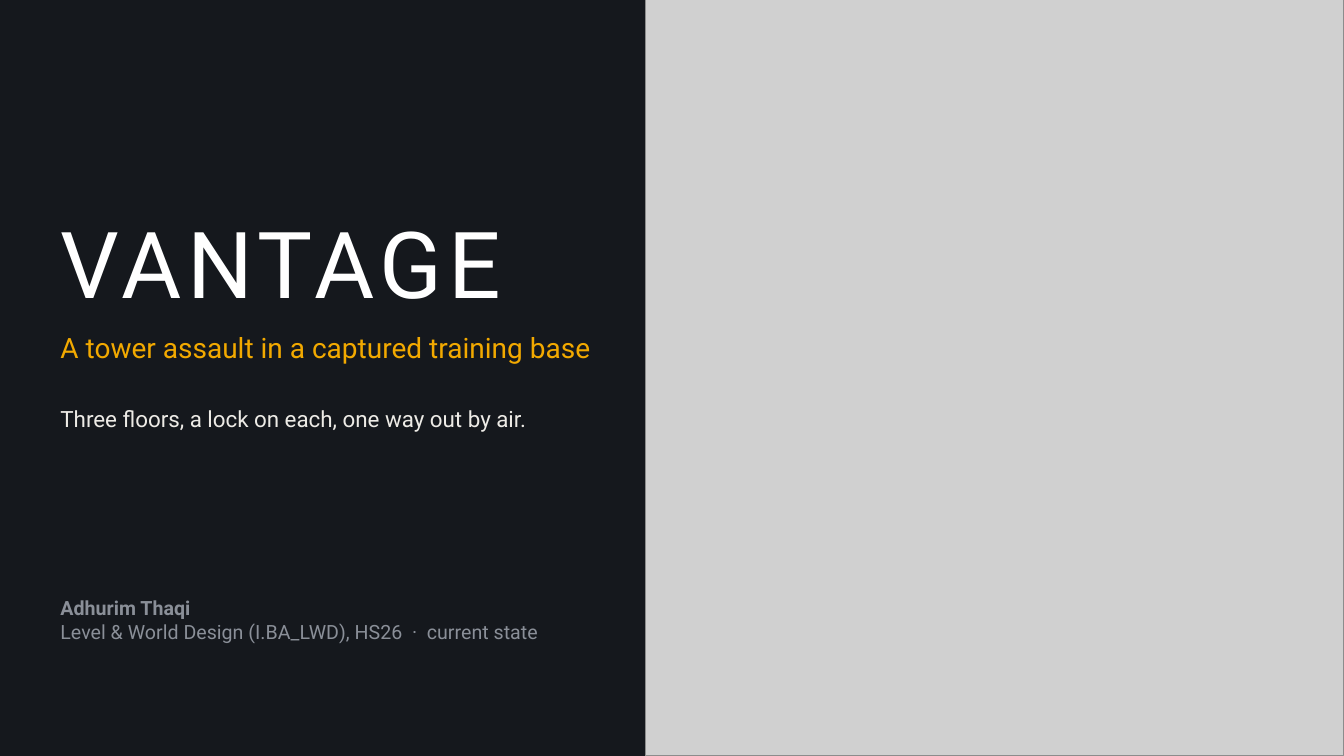
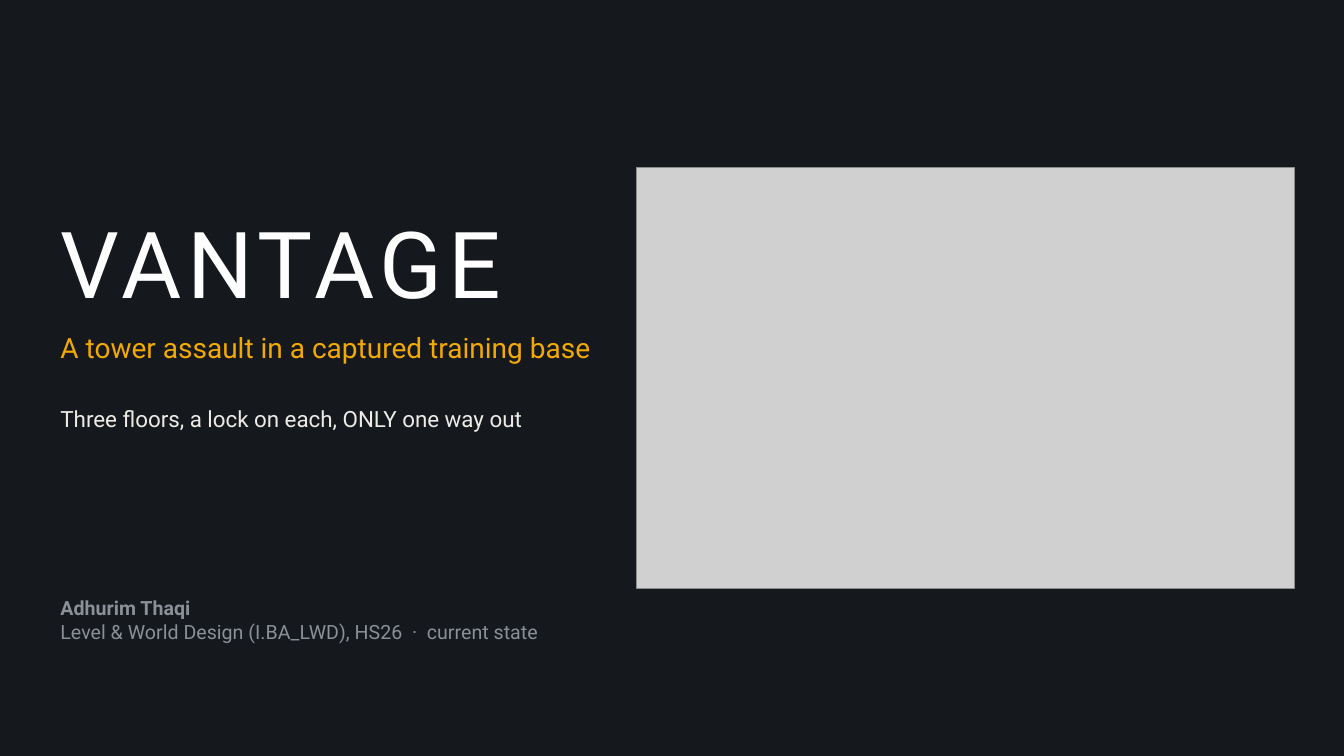
Before and after one commit to AdhurimThaqi/vantage-level-world-design, a slide deck: slide 1 of PaperDocumentation-/Presentation/VANTAGE_Presentation.pptx. Drawn at 1344x756 pixels with LibreOffice and Linux fonts; fonts in the diff are those of the drawing; grey boxes stand for pictures. Boxes give left, top, right and bottom in pixels: in the first picture for what was removed or moved away, otherwise in the second. Text is boxed around its words. In the diff, an @@ line names an element or a change of style, - is before the commit and + after.

```diff
--- a/PaperDocumentation-/Presentation/VANTAGE_Presentation.pptx
+++ b/PaperDocumentation-/Presentation/VANTAGE_Presentation.pptx
@@ picture: place and size @@
-picture at box(645, 0, 1344, 756)
+picture at box(637, 167, 1296, 588)
@@ text at box(60, 410, 522, 432): text changed @@
-Three floors, a lock on each, one way out by air.
+Three floors, a lock on each, ONLY one way out
```
Also in this commit, not shown: 2 other slides changed, 1 slide added, 1 other file.
